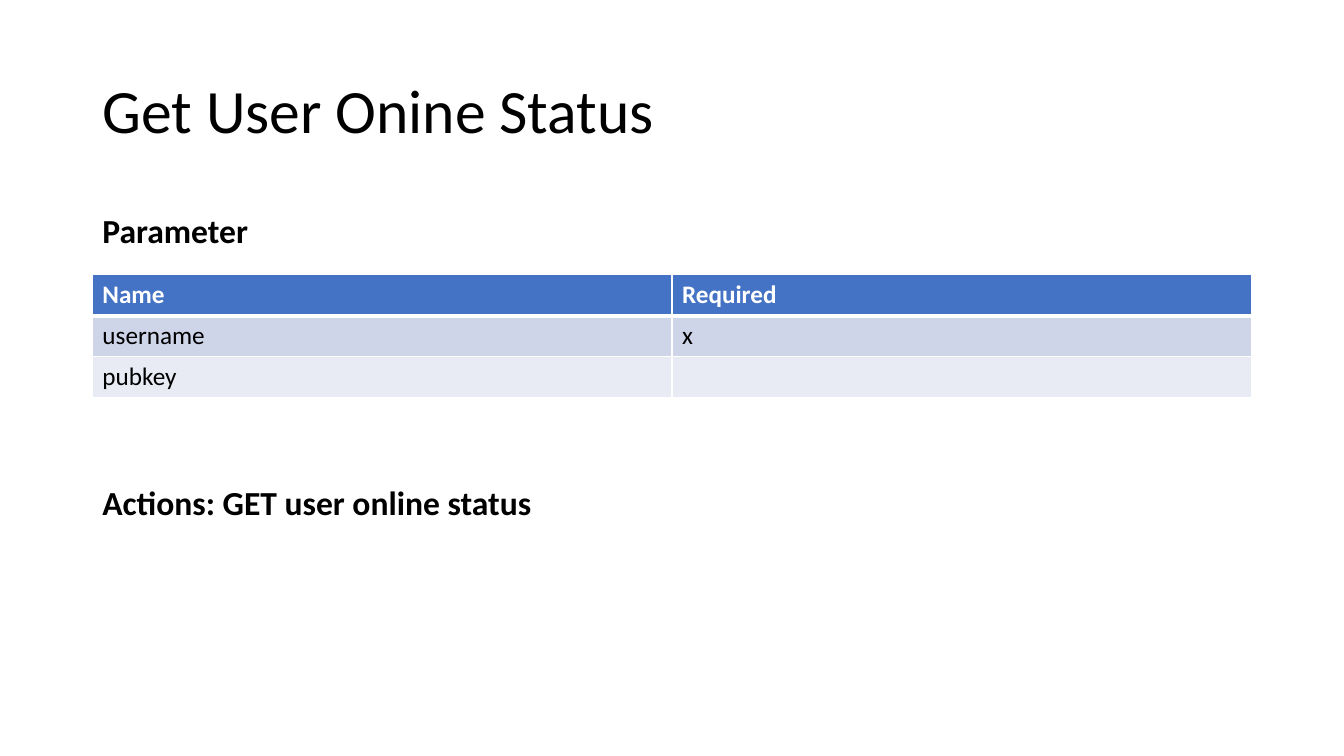
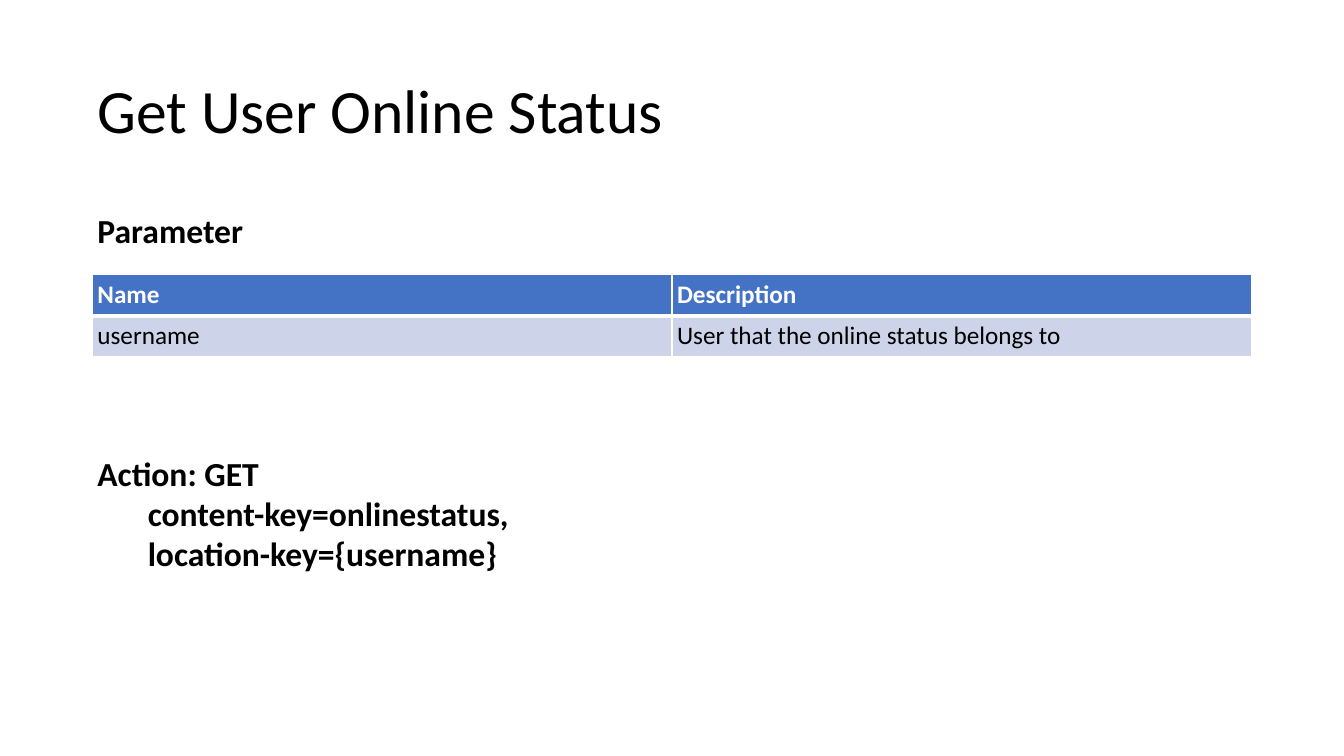
Before and after one commit to lexli8888/DSA-chat, a slide deck: slide 7 of presentation/Challenge Task HS 2018.pptx (slide 6 before the commit). Drawn at 1344x756 pixels with LibreOffice and Linux fonts; fonts in the diff are those of the drawing. Boxes give left, top, right and bottom in pixels: in the first picture for what was removed or moved away, otherwise in the second. Text is boxed around its words. In the diff, an @@ line names an element or a change of style, - is before the commit and + after.

```diff
--- a/presentation/Challenge Task HS 2018.pptx
+++ b/presentation/Challenge Task HS 2018.pptx
@@ title at [97, 90, 663, 134]: text changed @@
-Get User Onine Status
+Get User Online Status
@@ text "Parameter": place and size @@
-text "Parameter" at [102, 221, 248, 244]
+text "Parameter" at [97, 221, 243, 244]
@@ table at [93, 275, 1252, 398] @@
-row 1: Name | Required
-row 2: username | x
-row 3: pubkey | 
+row 1: Name | Description
+row 2: username | User that the online status belongs to
@@ text added at [97, 462, 509, 572], 24 pt, text #000000, bold @@
+Action: GET
+  content-key=onlinestatus,
+  location-key={username}
@@ text removed at [102, 491, 532, 516] @@
-Actions: GET user online status
```
Also in this commit, not shown: 5 other slides changed, 8 slides added, 7 slides removed.
